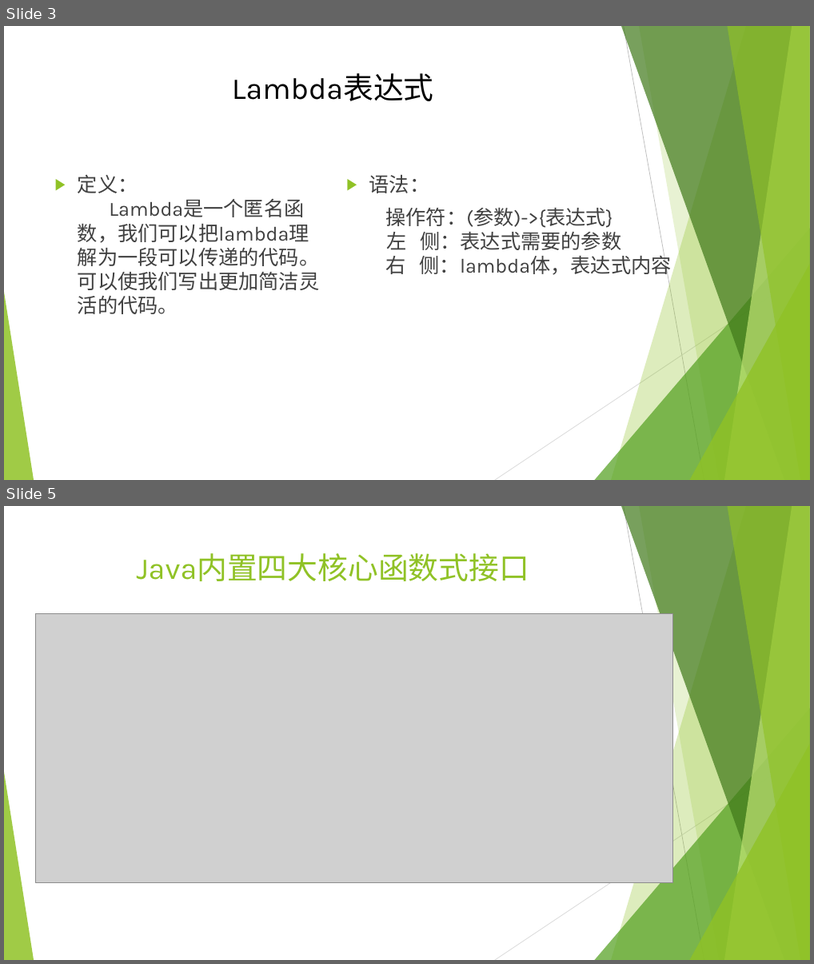
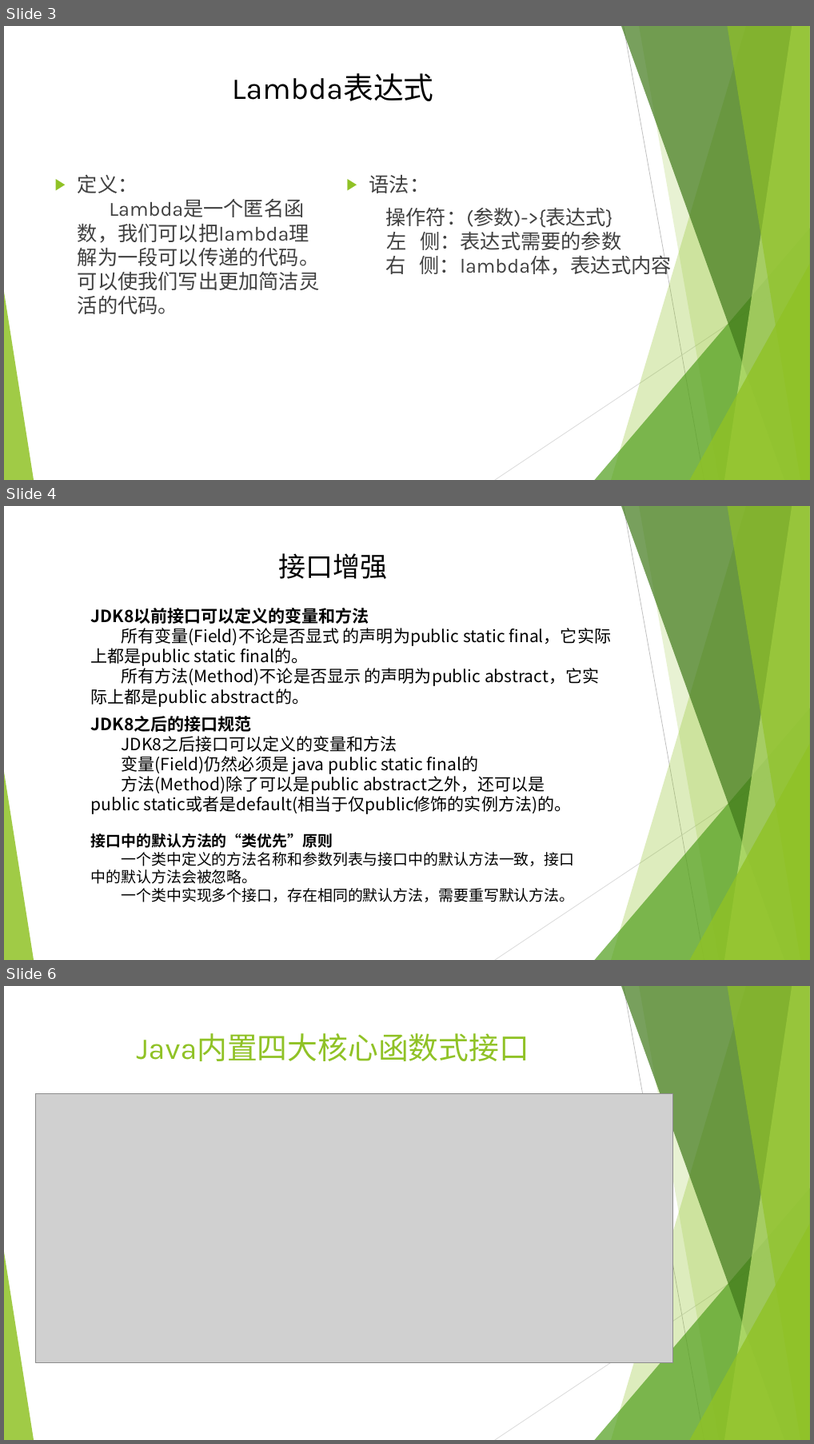
Before and after one commit to lsl645031854/ppt, a slide deck: Lambda表达式和Stream API.pptx. Shown one above the other, each under a label of ours: slides 3 and 5 before the commit, slides 3, 4 and 6 after it; the slides between them are not shown. The pictures are 814x964 and 814x1444 pixels, drawn with LibreOffice and Linux fonts; fonts in the diff are those of the drawing; grey boxes stand for pictures. Boxes give left, top, right and bottom in pixels: in the first picture for what was removed or moved away, otherwise in the second. Text is boxed around its words. In the diff, an @@ line names an element or a change of style, - is before the commit and + after.

```diff
--- a/Lambda表达式和Stream API.pptx
+++ b/Lambda表达式和Stream API.pptx
@@ slide 4 added at [4,506,810,960], background #FFFFFF; not listed: 10 template elements that a slide beside it also shows @@
@@ title added at [278,553,387,579], 32.4 pt, text #000000 @@
+接口增强
@@ text added at [91,608,611,707], 20 pt, text #000000 @@
+JDK8以前接口可以定义的变量和方法
+所有变量(Field)不论是否显式 的声明为public static final，它实际上都是public static final的。
+所有方法(Method)不论是否显示 的声明为public abstract，它实际上都是public abstract的。
@@ text added at [91,716,572,814], 20 pt, text #000000 @@
+JDK8之后的接口规范
+JDK8之后接口可以定义的变量和方法
+变量(Field)仍然必须是 java public static final的
+方法(Method)除了可以是public abstract之外，还可以是public static或者是default(相当于仅public修饰的实例方法)的。
@@ text added at [91,833,575,902], 18 pt, text #000000 @@
+接口中的默认方法的“类优先”原则
+一个类中定义的方法名称和参数列表与接口中的默认方法一致，接口中的默认方法会被忽略。
+一个类中实现多个接口，存在相同的默认方法，需要重写默认方法。
@@ what was slide 5 is now slide 6 @@
```
Also in this commit, not shown: 3 slides changed, 3 other slides added, 1 other file.
